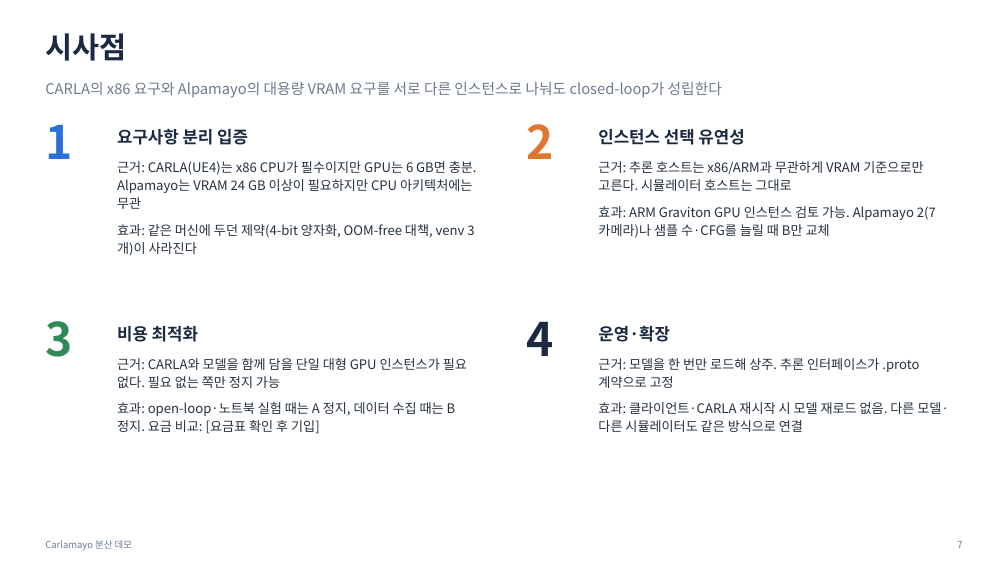
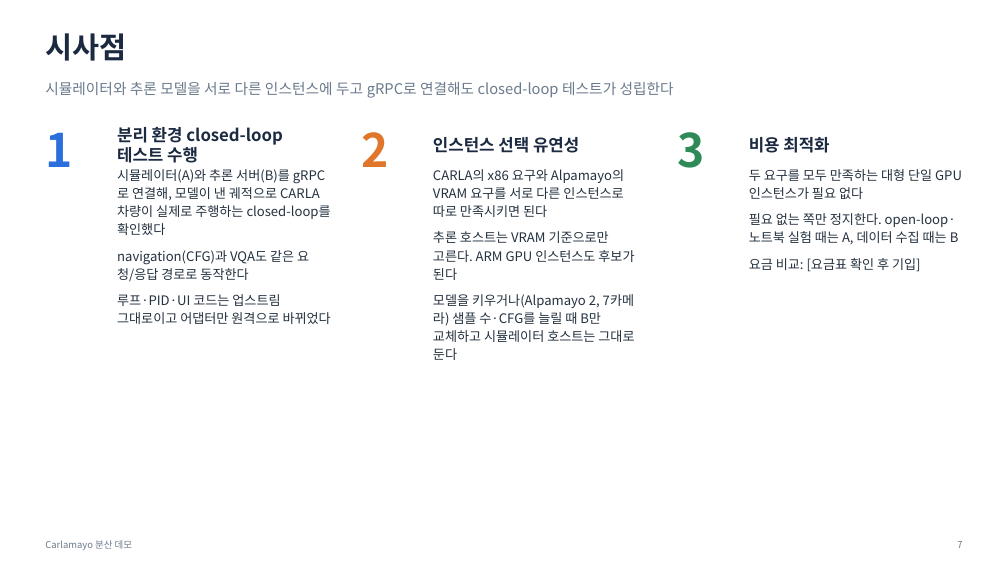
Before and after one commit to JwonMoon/carlamayo-my-distributed, a slide deck: slide 7 of docs/distributed/demo-overview-short.pptx. Drawn at 1008x567 pixels with LibreOffice and Linux fonts; fonts in the diff are those of the drawing. Boxes give left, top, right and bottom in pixels: in the first picture for what was removed or moved away, otherwise in the second. Text is boxed around its words. In the diff, an @@ line names an element or a change of style, - is before the commit and + after.

```diff
--- a/docs/distributed/demo-overview-short.pptx
+++ b/docs/distributed/demo-overview-short.pptx
@@ text at [45, 82, 674, 98]: text changed @@
-CARLA의 x86 요구와 Alpamayo의 대용량 VRAM 요구를 서로 다른 인스턴스로 나눠도 closed-loop가 성립한다
+시뮬레이터와 추론 모델을 서로 다른 인스턴스에 두고 gRPC로 연결해도 closed-loop 테스트가 성립한다
@@ text "1": place and size @@
-text "1" at [45, 124, 72, 159]
+text "1" at [45, 132, 72, 167]
@@ text at [117, 127, 283, 163]: text changed @@
-요구사항 분리 입증
+분리 환경 closed-loop 테스트 수행
@@ text "2": place and size @@
-text "2" at [527, 124, 554, 159]
+text "2" at [361, 132, 388, 167]
@@ text "인스턴스 선택 유연성": place and size @@
-text "인스턴스 선택 유연성" at [598, 129, 744, 145]
+text "인스턴스 선택 유연성" at [433, 137, 579, 153]
@@ text "3": place and size @@
-text "3" at [45, 321, 72, 357]
+text "3" at [677, 132, 704, 168]
@@ text "비용 최적화": place and size @@
-text "비용 최적화" at [117, 326, 198, 342]
+text "비용 최적화" at [749, 137, 829, 153]
@@ text at [117, 169, 331, 324]: text changed @@
-근거: CARLA(UE4)는 x86 CPU가 필수이지만 GPU는 6 GB면 충분. Alpamayo는 VRAM 24 GB 이상이 필요하지만 CPU 아키텍처에는 무관
-효과: 같은 머신에 두던 제약(4-bit 양자화, OOM-free 대책, venv 3개)이 사라진다
+시뮬레이터(A)와 추론 서버(B)를 gRPC로 연결해, 모델이 낸 궤적으로 CARLA 차량이 실제로 주행하는 closed-loop를 확인했다
+navigation(CFG)과 VQA도 같은 요청/응답 경로로 동작한다
+루프·PID·UI 코드는 업스트림 그대로이고 어댑터만 원격으로 바뀌었다
@@ text at [433, 169, 634, 360]: text changed @@
-근거: 추론 호스트는 x86/ARM과 무관하게 VRAM 기준으로만 고른다. 시뮬레이터 호스트는 그대로
-효과: ARM Graviton GPU 인스턴스 검토 가능. Alpamayo 2(7카메라)나 샘플 수·CFG를 늘릴 때 B만 교체
+CARLA의 x86 요구와 Alpamayo의 VRAM 요구를 서로 다른 인스턴스로 따로 만족시키면 된다
+추론 호스트는 VRAM 기준으로만 고른다. ARM GPU 인스턴스도 후보가 된다
+모델을 키우거나(Alpamayo 2, 7카메라) 샘플 수·CFG를 늘릴 때 B만 교체하고 시뮬레이터 호스트는 그대로 둔다
@@ text at [749, 169, 962, 272]: text changed @@
-근거: CARLA와 모델을 함께 담을 단일 대형 GPU 인스턴스가 필요 없다. 필요 없는 쪽만 정지 가능
-효과: open-loop·노트북 실험 때는 A 정지, 데이터 수집 때는 B 정지. 요금 비교: [요금표 확인 후 기입]
+두 요구를 모두 만족하는 대형 단일 GPU 인스턴스가 필요 없다
+필요 없는 쪽만 정지한다. open-loop·노트북 실험 때는 A, 데이터 수집 때는 B
+요금 비교: [요금표 확인 후 기입]
@@ text removed at [527, 321, 554, 356] @@
-4
@@ text removed at [598, 326, 670, 342] @@
-운영·확장
@@ text removed at [598, 358, 949, 432] @@
-근거: 모델을 한 번만 로드해 상주. 추론 인터페이스가 .proto 계약으로 고정
-효과: 클라이언트·CARLA 재시작 시 모델 재로드 없음. 다른 모델·다른 시뮬레이터도 같은 방식으로 연결
```
Also in this commit, not shown: 1 other file.
